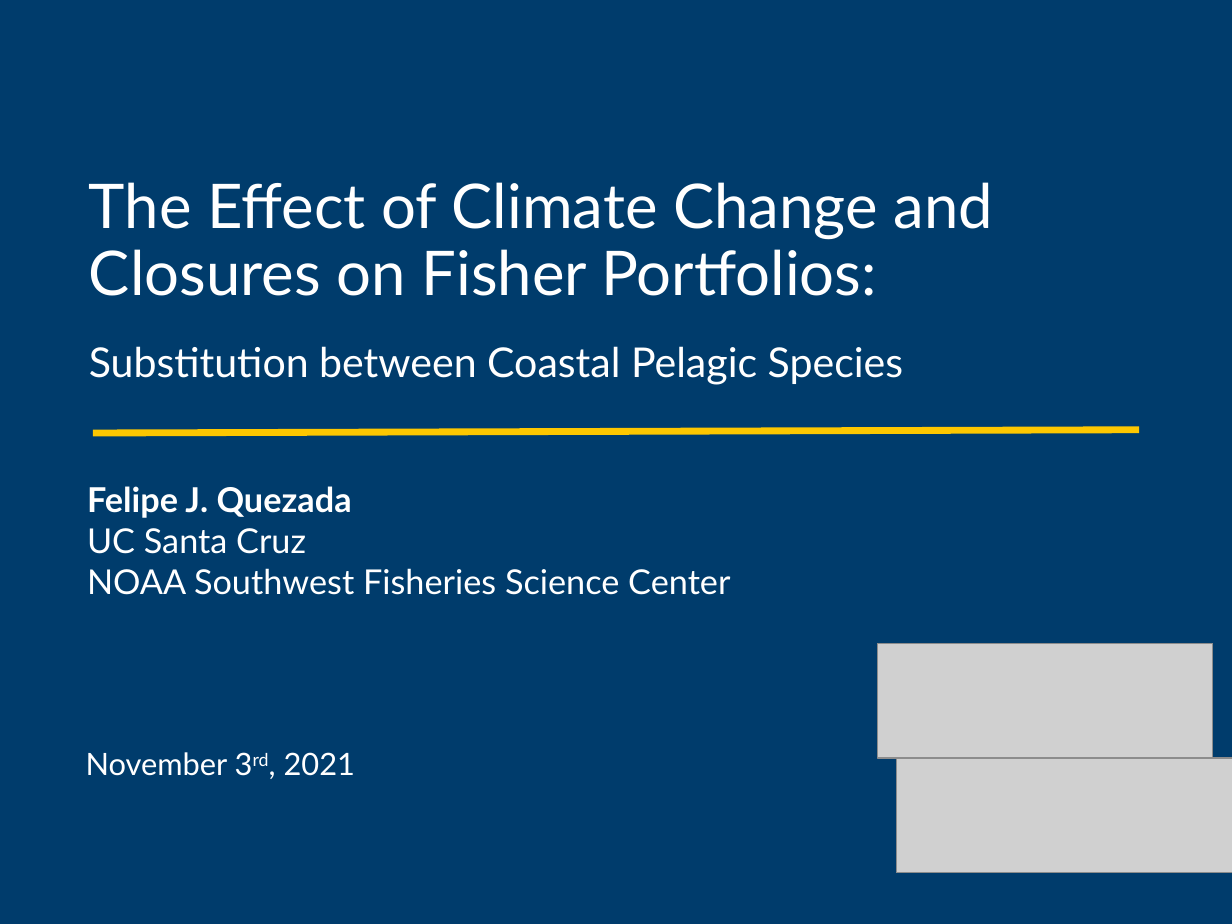
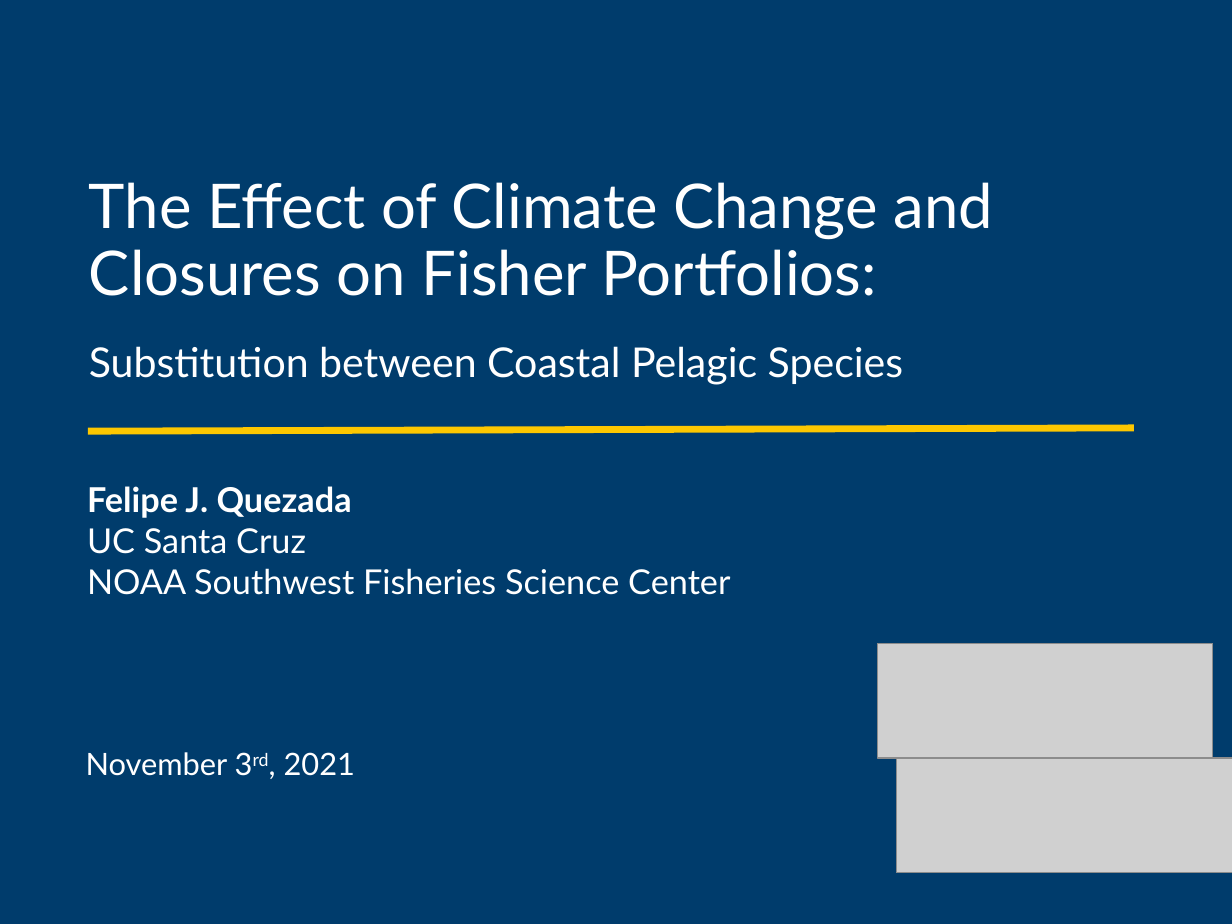
Before and after one commit to futureseas/EconAnalysis, a slide deck: slide 1 of Slides/slides_landing_FQE.pptx. Drawn at 1232x924 pixels with LibreOffice and Linux fonts; fonts in the diff are those of the drawing; grey boxes stand for pictures. Boxes give left, top, right and bottom in pixels: in the first picture for what was removed or moved away, otherwise in the second. Text is boxed around its words. In the diff, an @@ line names an element or a change of style, - is before the commit and + after.

```diff
--- a/Slides/slides_landing_FQE.pptx
+++ b/Slides/slides_landing_FQE.pptx
@@ line moved from (92, 432) - (1140, 430) to (87, 431) - (1133, 428) @@
```
Also in this commit, not shown: 5 other slides changed, 4 other files.
